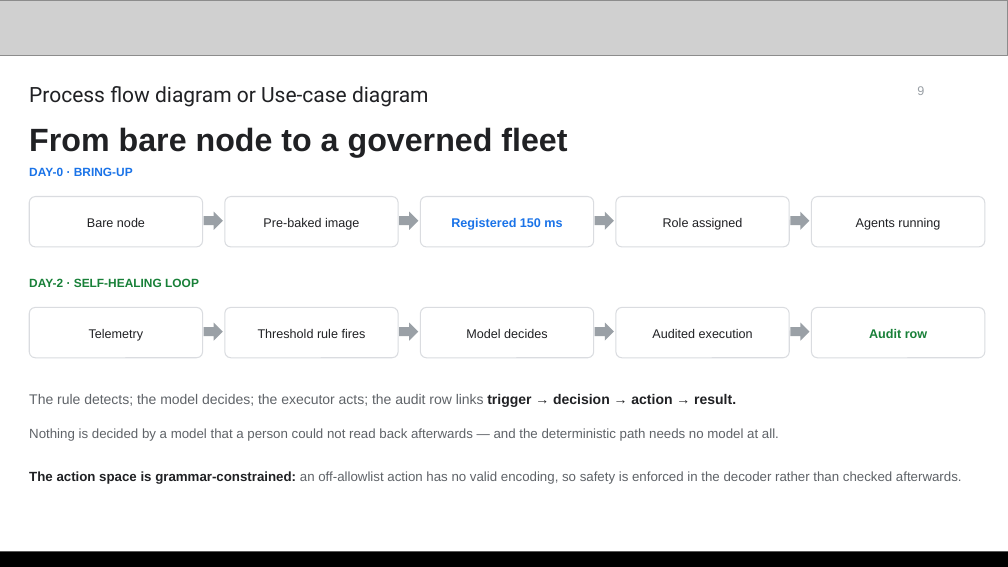
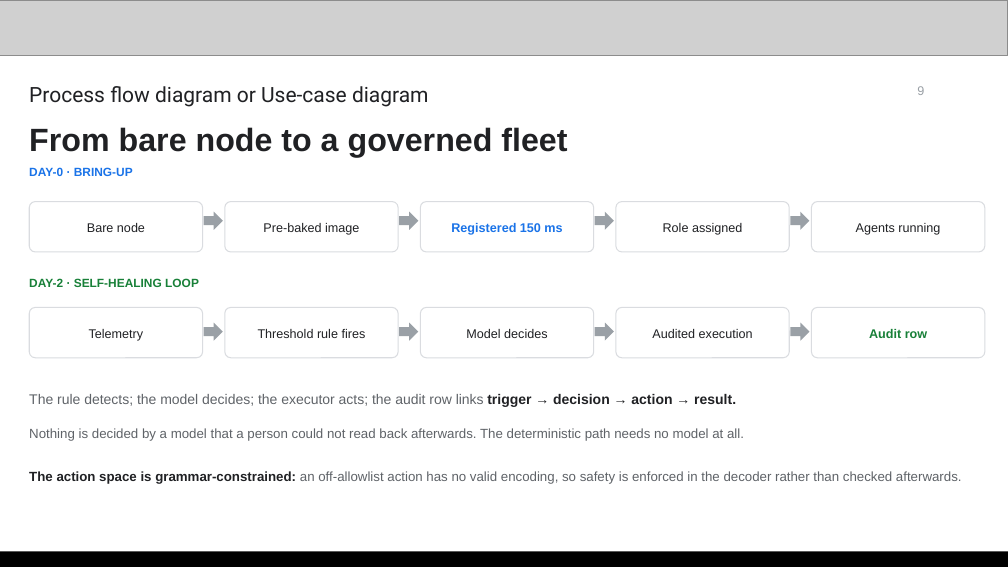
Before and after one commit to yanksyoon/termini, a slide deck: slide 9 of deck/v3/termini-deck-v3.pptx. Drawn at 1008x567 pixels with LibreOffice and Linux fonts; fonts in the diff are those of the drawing; grey boxes stand for pictures. Boxes give left, top, right and bottom in pixels: in the first picture for what was removed or moved away, otherwise in the second. Text is boxed around its words. In the diff, an @@ line names an element or a change of style, - is before the commit and + after.

```diff
--- a/deck/v3/termini-deck-v3.pptx
+++ b/deck/v3/termini-deck-v3.pptx
@@ 5 rounded rectangles: place and size @@
-5 rounded rectangles at [29, 197, 985, 247]
+5 rounded rectangles at [29, 202, 985, 252]
@@ text at [29, 428, 744, 441]: text changed @@
-Nothing is decided by a model that a person could not read back afterwards — and the deterministic path needs no model at all.
+Nothing is decided by a model that a person could not read back afterwards. The deterministic path needs no model at all.
```
Also in this commit, not shown: 15 other slides changed, 2 other files.
